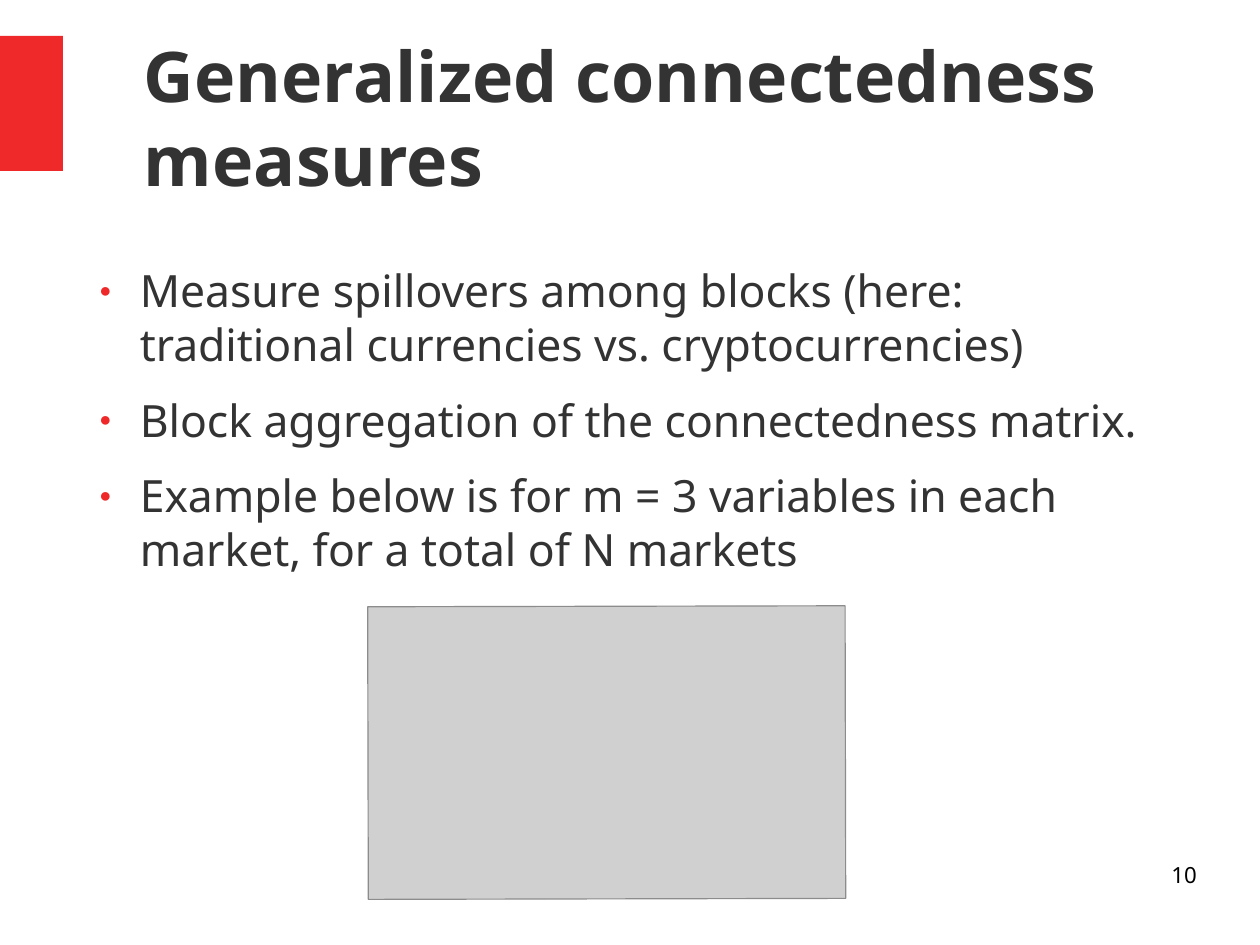
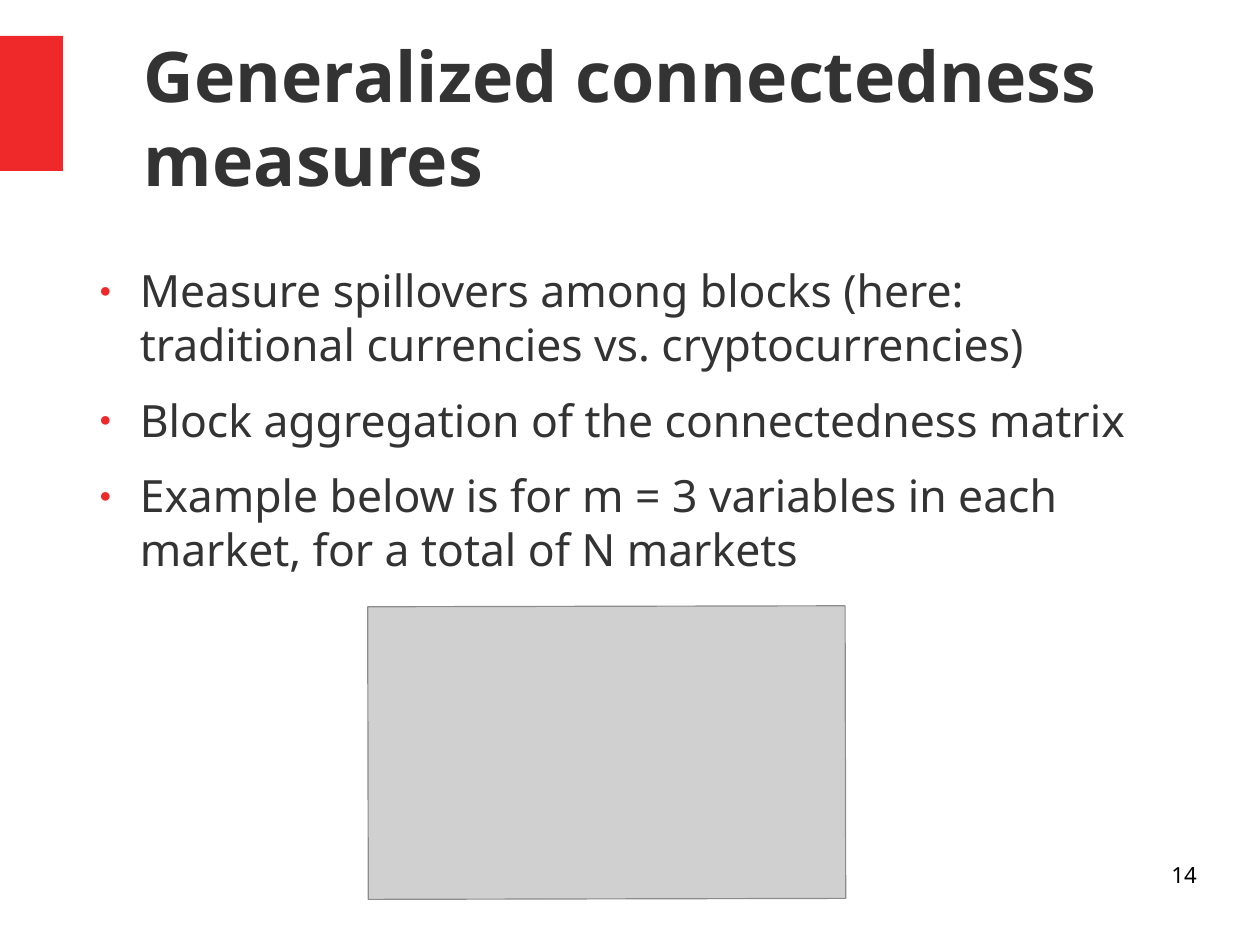
Before and after one commit to alexaoh/finance, a slide deck: slide 14 of NotesFromArticle.odp (slide 10 before the commit). Drawn at 1260x945 pixels with LibreOffice and Linux fonts; fonts in the diff are those of the drawing; grey boxes stand for pictures. Boxes give left, top, right and bottom in pixels: in the first picture for what was removed or moved away, otherwise in the second. Text is boxed around its words. In the diff, an @@ line names an element or a change of style, - is before the commit and + after.

```diff
--- a/NotesFromArticle.odp
+++ b/NotesFromArticle.odp
@@ text at (140, 403, 1125, 448): text changed @@
-● Block aggregation of the connectedness matrix.
+● Block aggregation of the connectedness matrix
@@ page number at (1171, 867, 1196, 883): text changed @@
-10
+14
```
Also in this commit, not shown: 2 other slides changed.
